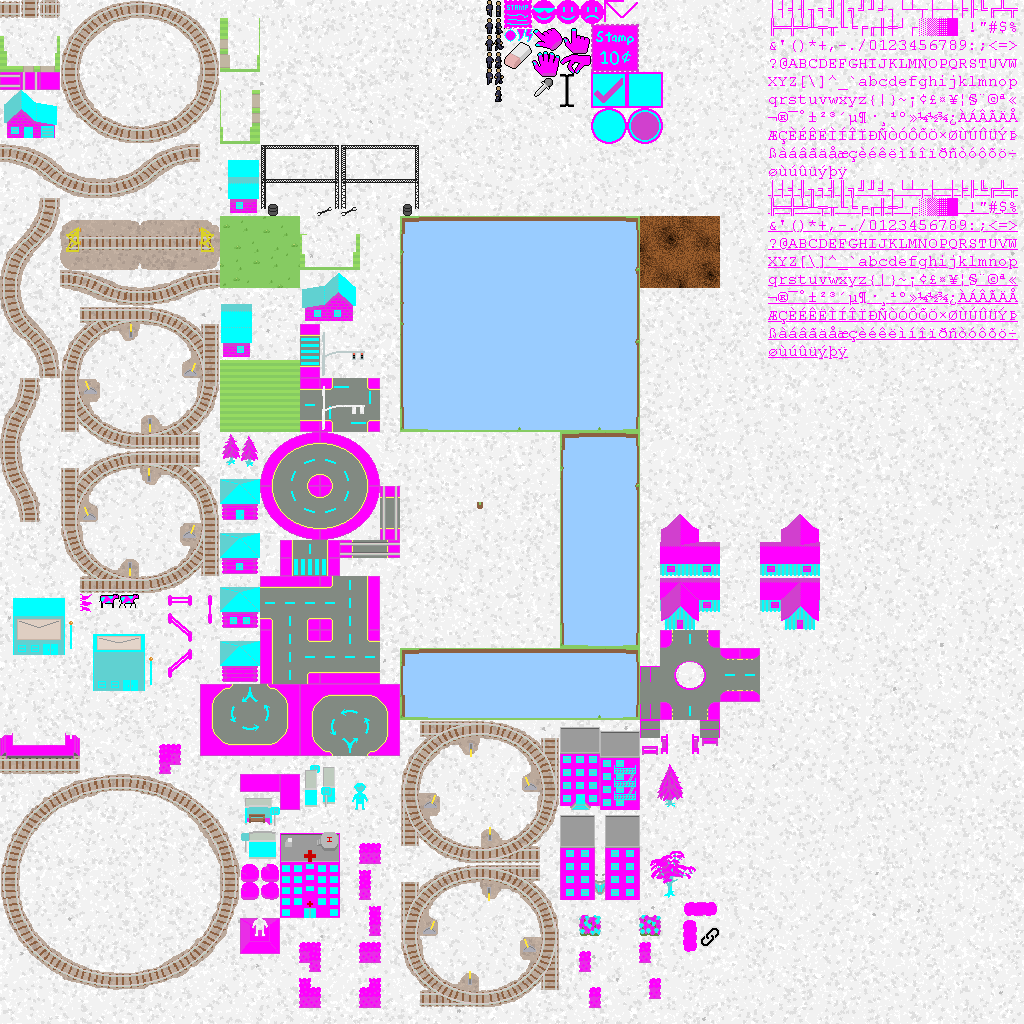
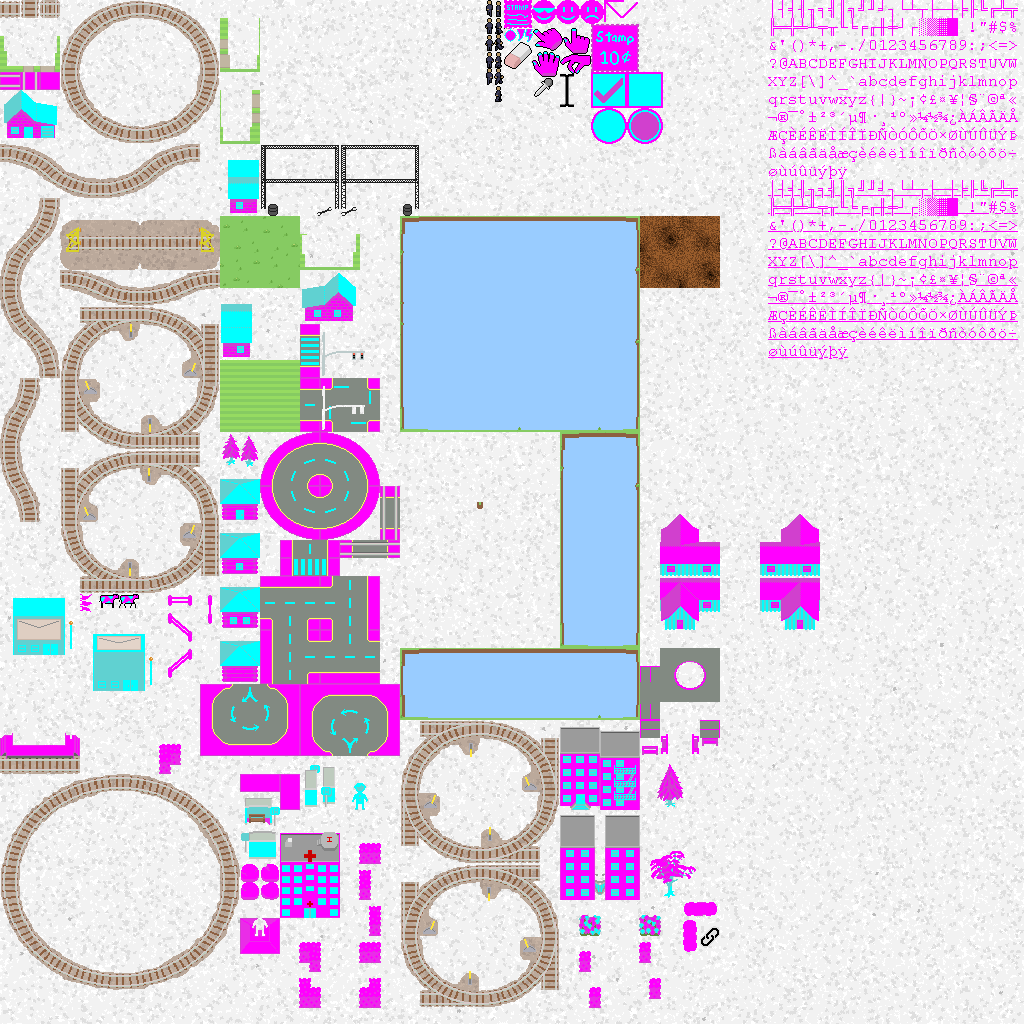
Layers edited between the first and the second 1024x1024 image:
painted on "base.png copy" over (660, 630, 760, 720)
